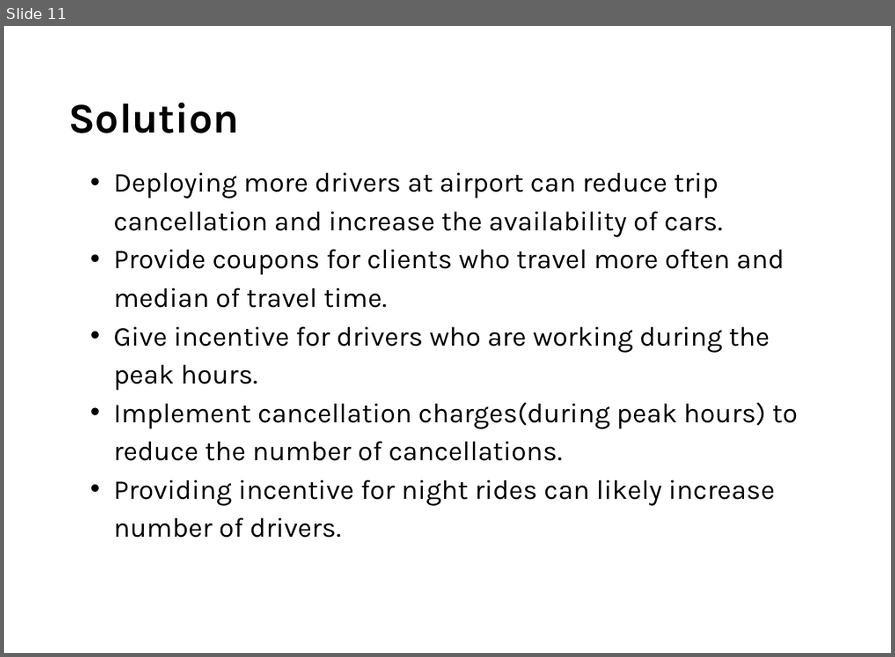
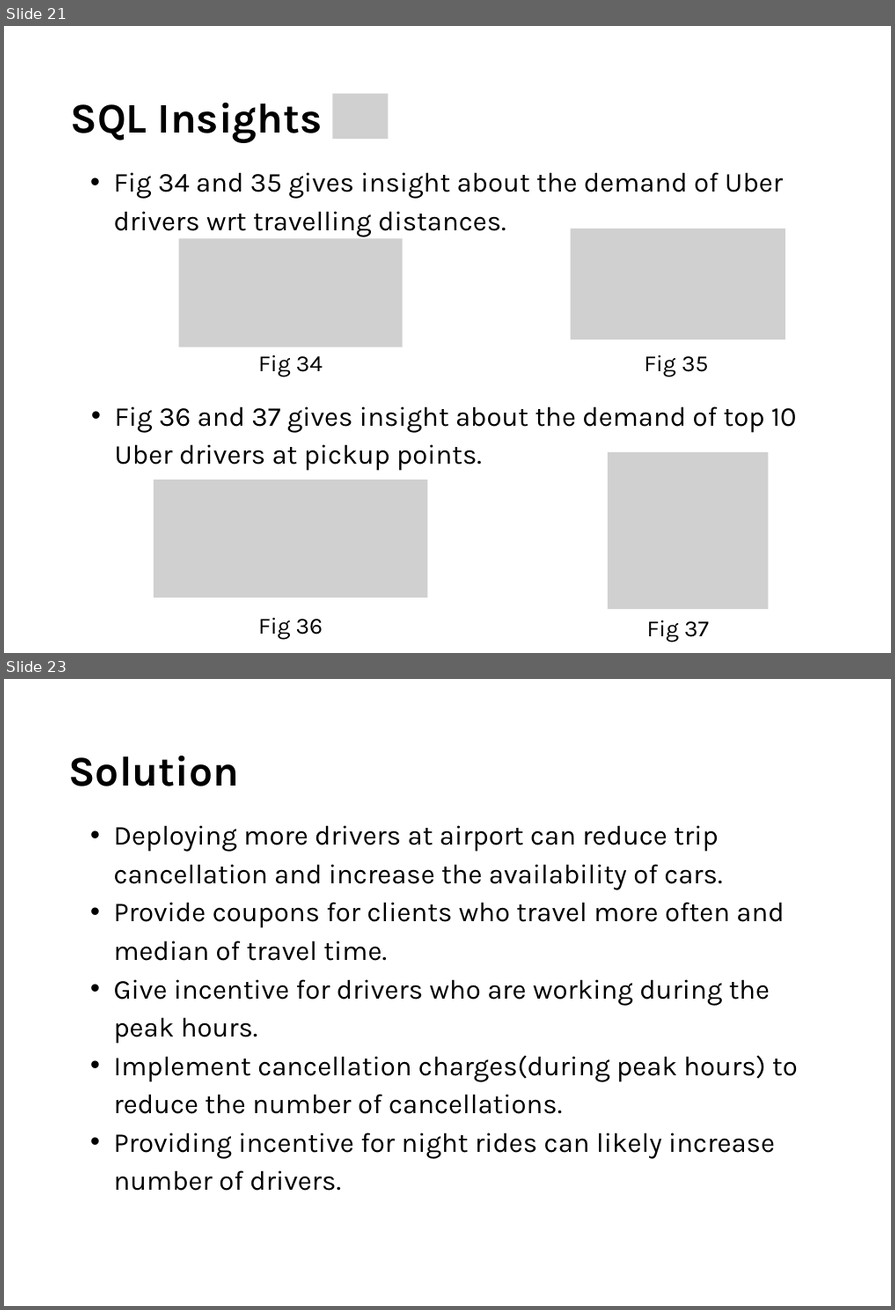
Before and after one commit to karthikdoguparthi/Uber-Supply-Demand-Gaps, a slide deck: UBER SUPPLY DEMAND GAPS/Report/UBER Supply Demand Gap.pptx. Shown one above the other, each under a label of ours: slide 11 before the commit, slides 21 and 23 after it; the slides between them are not shown. The pictures are 895x657 and 895x1310 pixels, drawn with LibreOffice and Linux fonts; fonts in the diff are those of the drawing; grey boxes stand for pictures. Boxes give left, top, right and bottom in pixels: in the first picture for what was removed or moved away, otherwise in the second. Text is boxed around its words. In the diff, an @@ line names an element or a change of style, - is before the commit and + after.

```diff
--- a/UBER SUPPLY DEMAND GAPS/Report/UBER Supply Demand Gap.pptx
+++ b/UBER SUPPLY DEMAND GAPS/Report/UBER Supply Demand Gap.pptx
@@ slide 21 added at (x1=4, y1=26, x2=891, y2=653), background #FFFFFF @@
@@ text added at (x1=71, y1=103, x2=323, y2=142), 40 pt, text #000000, bold @@
+SQL Insights
@@ picture added at (x1=332, y1=94, x2=388, y2=139) @@
@@ text added at (x1=114, y1=172, x2=783, y2=237), 26 pt, text #000000 @@
+  • Fig 34 and 35 gives insight about the demand of Uber drivers wrt travelling distances.
@@ picture added at (x1=571, y1=228, x2=785, y2=340) @@
@@ picture added at (x1=179, y1=238, x2=404, y2=347) @@
@@ text added at (x1=258, y1=355, x2=323, y2=376), 22 pt, text #000000 @@
+Fig 34
@@ text added at (x1=644, y1=355, x2=708, y2=376), 22 pt, text #000000 @@
+Fig 35
@@ text added at (x1=115, y1=406, x2=797, y2=470), 26 pt, text #000000 @@
+  • Fig 36 and 37 gives insight about the demand of top 10 Uber drivers at pickup points.
@@ picture added at (x1=608, y1=453, x2=769, y2=609) @@
@@ picture added at (x1=154, y1=480, x2=427, y2=597) @@
@@ text added at (x1=258, y1=617, x2=323, y2=638), 22 pt, text #000000 @@
+Fig 36
@@ text added at (x1=647, y1=620, x2=709, y2=642), 22 pt, text #000000 @@
+Fig 37
@@ what was slide 11 is now slide 23 @@
```
Also in this commit, not shown: 5 slides changed, 12 other slides added, 1 slide removed, 1 other file.
